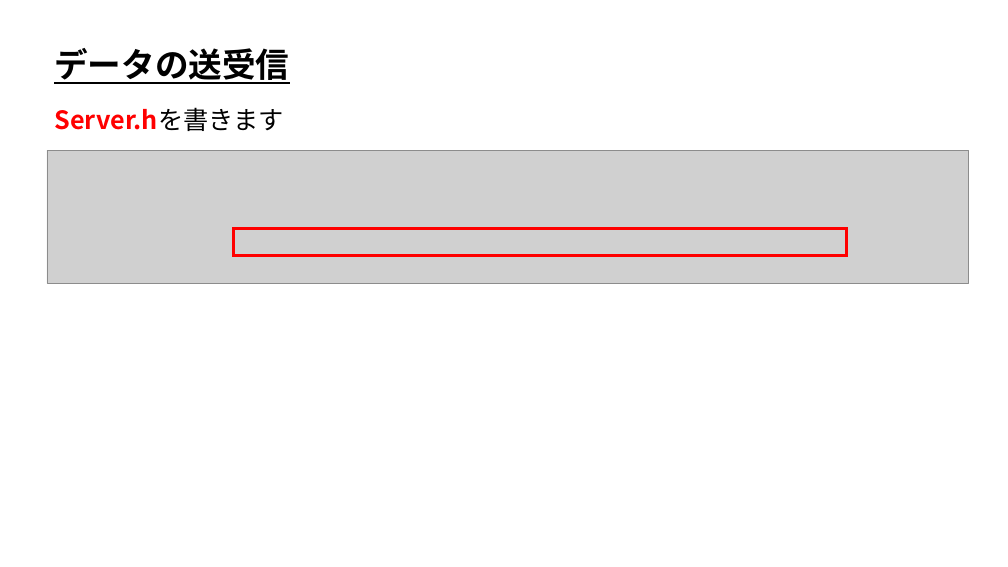
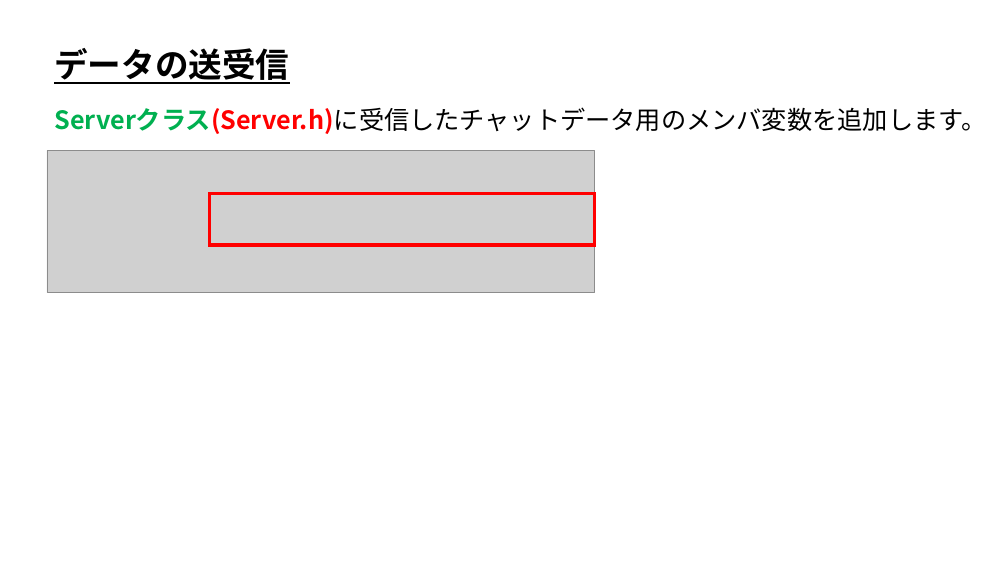
Before and after one commit to ArakiYusuke-Ohara/Textbook, a slide deck: slide 10 of ゲーム科3年/00_前期/オンラインゲームプログラミングⅠ/02_データの送受信.pptx (slide 7 before the commit). Drawn at 1008x567 pixels with LibreOffice and Linux fonts; fonts in the diff are those of the drawing; grey boxes stand for pictures. Boxes give left, top, right and bottom in pixels: in the first picture for what was removed or moved away, otherwise in the second. Text is boxed around its words. In the diff, an @@ line names an element or a change of style, - is before the commit and + after.

```diff
--- a/ゲーム科3年/00_前期/オンラインゲームプログラミングⅠ/02_データの送受信.pptx
+++ b/ゲーム科3年/00_前期/オンラインゲームプログラミングⅠ/02_データの送受信.pptx
@@ text at [54,107,986,134]: text changed; text colour #FF0000 to #000000; bold off @@
-Server.hを書きます
+Serverクラス(Server.h)に受信したチャットデータ用のメンバ変数を追加します。
@@ picture: place and size @@
-picture at [47,150,969,284]
+picture at [47,150,595,293]
@@ rectangle: place and size @@
-rectangle at [234,229,846,256]
+rectangle at [209,194,595,245]
```
Also in this commit, not shown: 4 other slides changed, 3 slides added, 2 slides removed.
